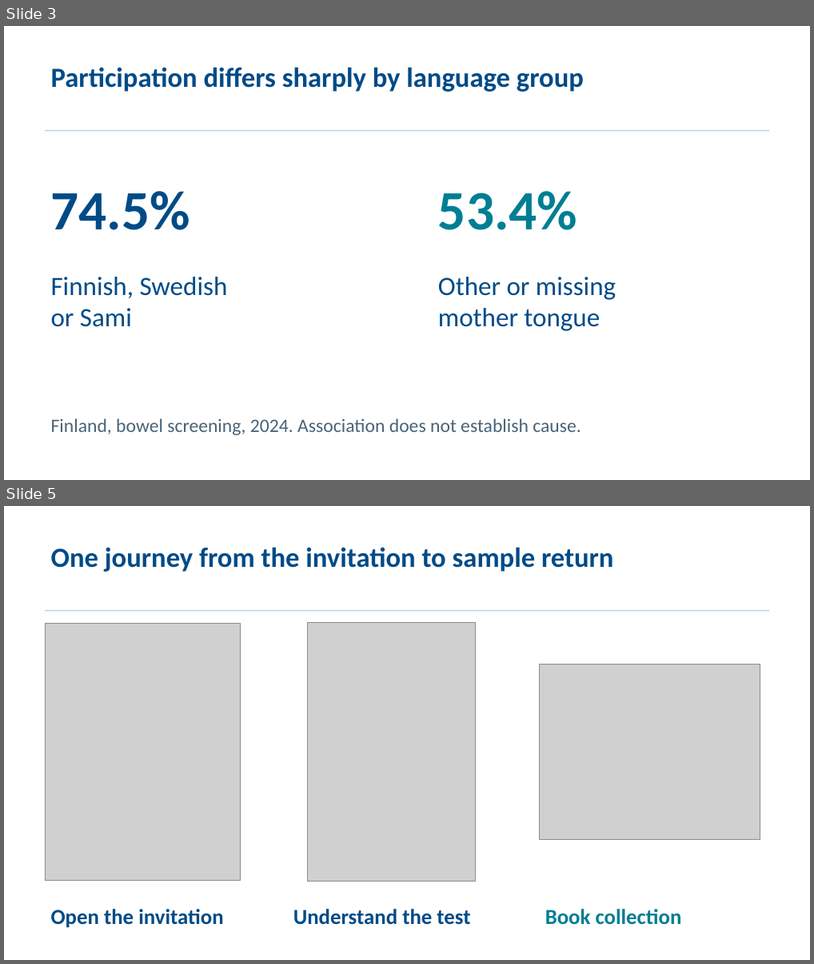
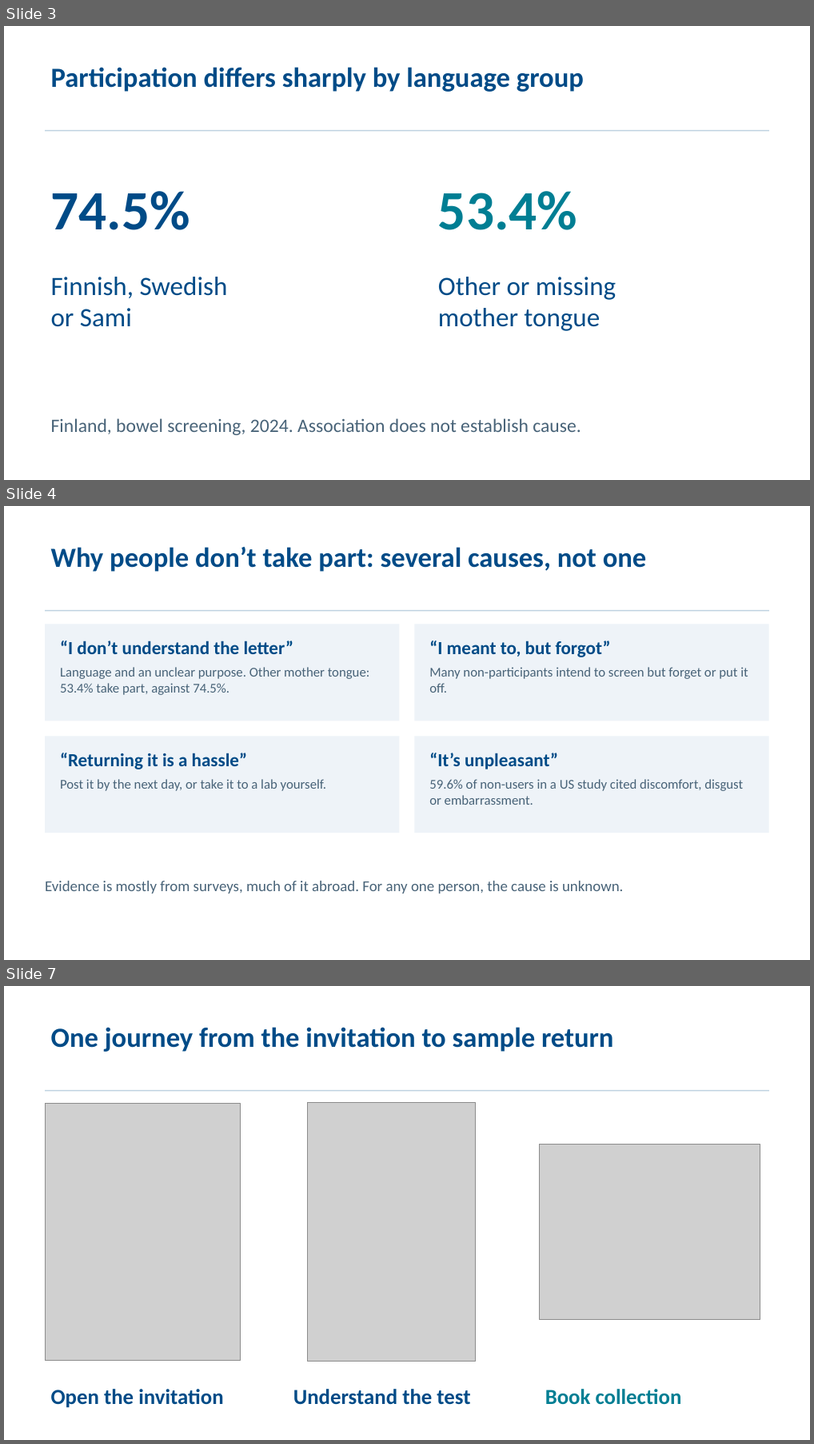
Before and after one commit to rromppanen/junction26, a slide deck: docs/pitch/farmagusta-screening-attendance.pptx. Shown one above the other, each under a label of ours: slides 3 and 5 before the commit, slides 3, 4 and 7 after it; the slides between them are not shown. The pictures are 814x964 and 814x1444 pixels, drawn with LibreOffice and Linux fonts; fonts in the diff are those of the drawing; grey boxes stand for pictures. Boxes give left, top, right and bottom in pixels: in the first picture for what was removed or moved away, otherwise in the second. Text is boxed around its words. In the diff, an @@ line names an element or a change of style, - is before the commit and + after.

```diff
--- a/docs/pitch/farmagusta-screening-attendance.pptx
+++ b/docs/pitch/farmagusta-screening-attendance.pptx
@@ slide 4 added at <box>4,506,810,960</box>, background #FFFFFF @@
@@ text added at <box>51,547,647,572</box>, 33 pt, text #004B87, bold @@
+Why people don’t take part: several causes, not one
@@ rectangle added at <box>45,610,770,612</box>, fill #BFD2E1 @@
@@ rectangle added at <box>45,624,400,720</box>, fill #EEF3F8 @@
@@ rectangle added at <box>414,624,770,720</box>, fill #EEF3F8 @@
@@ text added at <box>60,640,370,695</box>, 16 pt, text #486378 @@
+“I don’t understand the letter”
+Language and an unclear purpose. Other mother tongue: 53.4% take part, against 74.5%.
@@ text added at <box>430,640,748,692</box>, 16 pt, text #486378 @@
+“I meant to, but forgot”
+Many non-participants intend to screen but forget or put it off.
@@ rectangle added at <box>45,736,400,832</box>, fill #EEF3F8 @@
@@ rectangle added at <box>414,736,770,832</box>, fill #EEF3F8 @@
@@ text added at <box>60,752,326,791</box>, 16 pt, text #486378 @@
+“Returning it is a hassle”
+Post it by the next day, or take it to a lab yourself.
@@ text added at <box>430,752,743,804</box>, 16 pt, text #486378 @@
+“It’s unpleasant”
+59.6% of non-users in a US study cited discomfort, disgust or embarrassment.
@@ text added at <box>45,880,623,893</box>, 18 pt, text #486378 @@
+Evidence is mostly from surveys, much of it abroad. For any one person, the cause is unknown.
@@ what was slide 5 is now slide 7 @@
```
Also in this commit, not shown: 2 other slides added, 1 slide removed.
